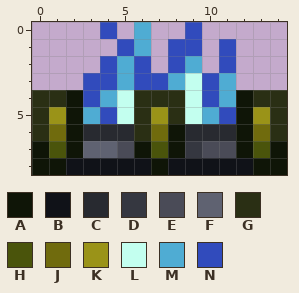
A pixel-art sprite gets an edit: Resources/Textures/Items/Placeable/Crafting/BackwoodsCampfire.png. The picture above was drawn from the file before the commit.
The file is 30x18 pixels, drawn in blocks of 2x2; one block is one cell here.
Palette (. is transparent): A #0f1507  B #101218  C #282a30  D #353740  E #4a4b57  F #5f6271  G #2a2f14  H #4a540b  J #706b0d  K #9a9318  L #c3ffef  M #4facd3  N #314bbc
After the commit:
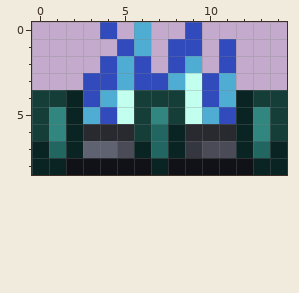
The exact change:
Colour A changes from #0f1507 to #0a2323.
Colour G changes from #2a2f14 to #163e38.
Colour H changes from #4a540b to #216661.
Colour K changes from #9a9318 to #318680.
The edit turns colour J into colour H in row 6 at x 7.
The edit turns colour J into colour K in row 6 at x 1 and 13.
Changed places in both pictures, as pixel boxes (x1, y1, x2, y2):
changed: (32, 90, 83, 175)
changed: (134, 90, 185, 175)
changed: (236, 90, 287, 175)
